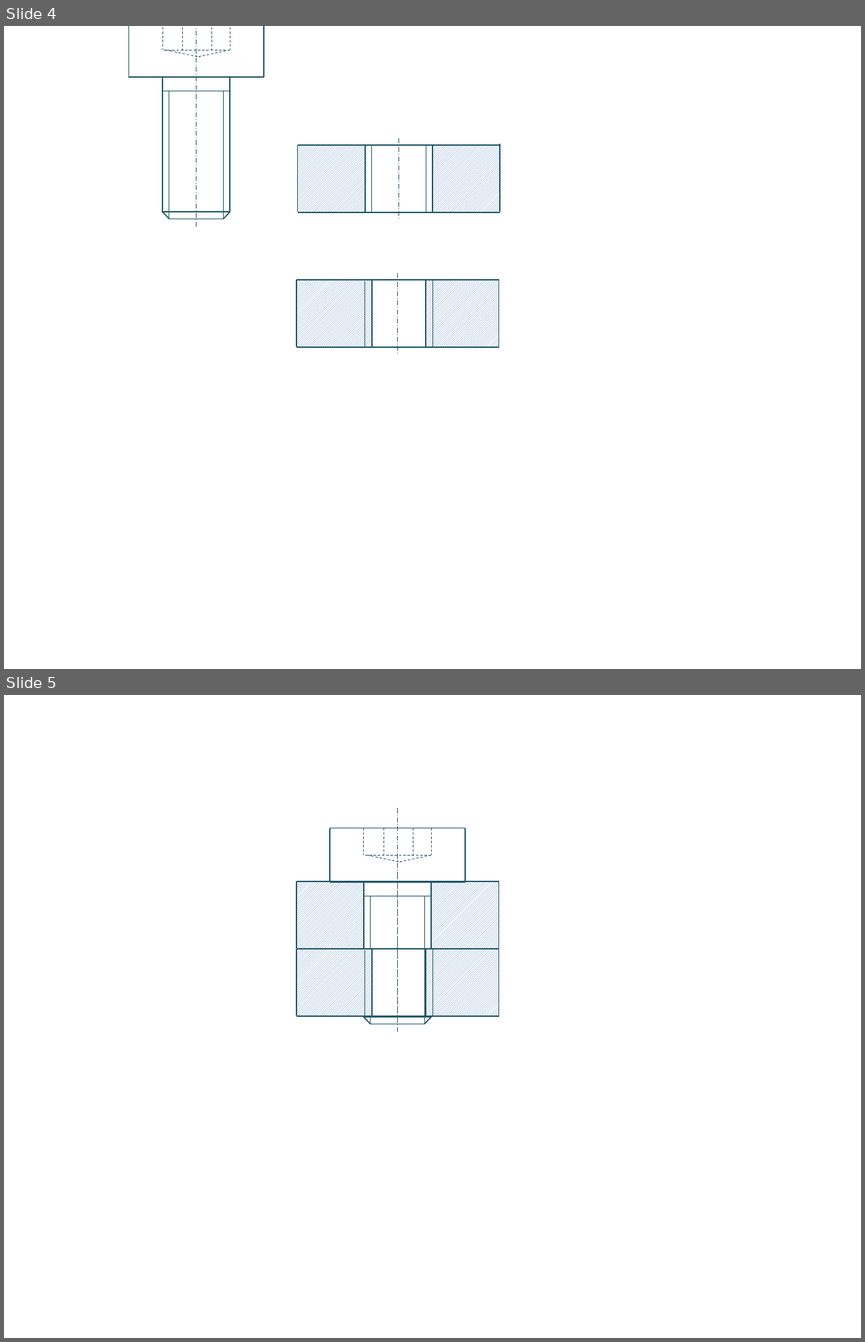
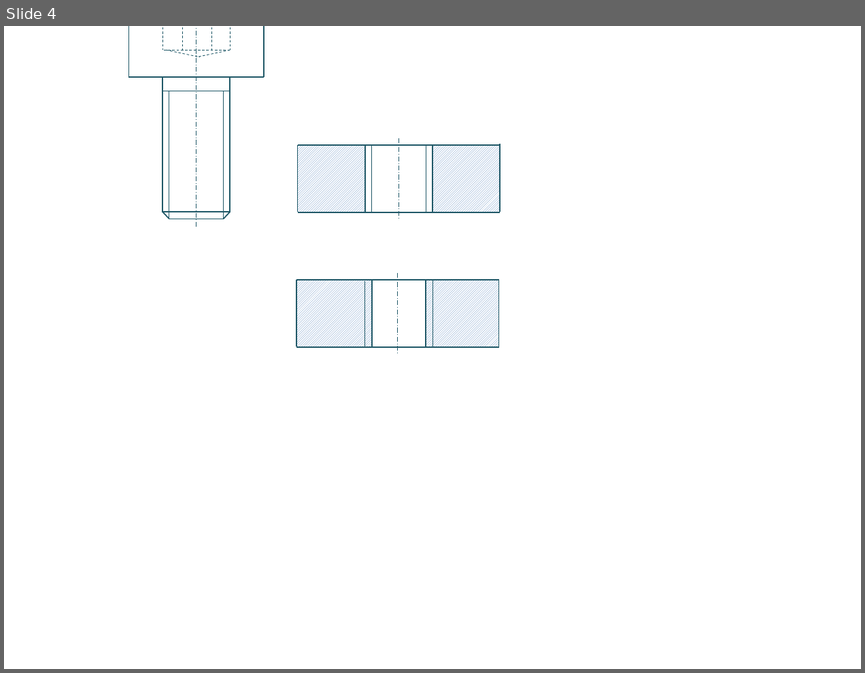
Before and after one commit to xpessoles/Cycle_Concevoir, a slide deck: 01_LiaisonEncastrement/Cours/Figures/Figures.pptx. Shown one above the other, each under a label of ours: slides 4 and 5 before the commit, slide 4 after it. The pictures are 865x1342 and 865x673 pixels, drawn with LibreOffice and Linux fonts; fonts in the diff are those of the drawing. Boxes give left, top, right and bottom in pixels: in the first picture for what was removed or moved away, otherwise in the second. Text is boxed around its words. In the diff, an @@ line names an element or a change of style, - is before the commit and + after.

```diff
--- a/01_LiaisonEncastrement/Cours/Figures/Figures.pptx
+++ b/01_LiaisonEncastrement/Cours/Figures/Figures.pptx
@@ slide 5 removed at box(4, 695, 861, 1338), background #FFFFFF @@
@@ group removed at box(330, 808, 465, 1032): 21 lines @@
@@ line removed from (397, 875) to (397, 955) @@
@@ rectangle removed at box(296, 882, 364, 949) @@
@@ line removed from (296, 882) to (499, 882) @@
@@ line removed from (296, 882) to (296, 949) @@
@@ line removed from (364, 882) to (364, 949) @@
@@ rectangle removed at box(432, 883, 499, 949) @@
@@ line removed from (432, 882) to (432, 949) @@
@@ line removed from (499, 880) to (499, 949) @@
@@ rectangle removed at box(296, 949, 372, 1015) @@
@@ line removed from (296, 949) to (499, 949) @@
@@ line removed from (296, 949) to (296, 1015) @@
@@ line removed from (364, 949) to (364, 1016) @@
@@ line removed from (372, 949) to (372, 1016) @@
@@ line removed from (397, 942) to (397, 1022) @@
@@ rectangle removed at box(426, 949, 498, 1015) @@
@@ line removed from (426, 949) to (426, 1016) @@
@@ line removed from (432, 949) to (432, 1015) @@
@@ line removed from (499, 948) to (499, 1015) @@
@@ line removed from (296, 1016) to (499, 1016) @@
```
Also in this commit, not shown: 1 slide added, 1 other file.
